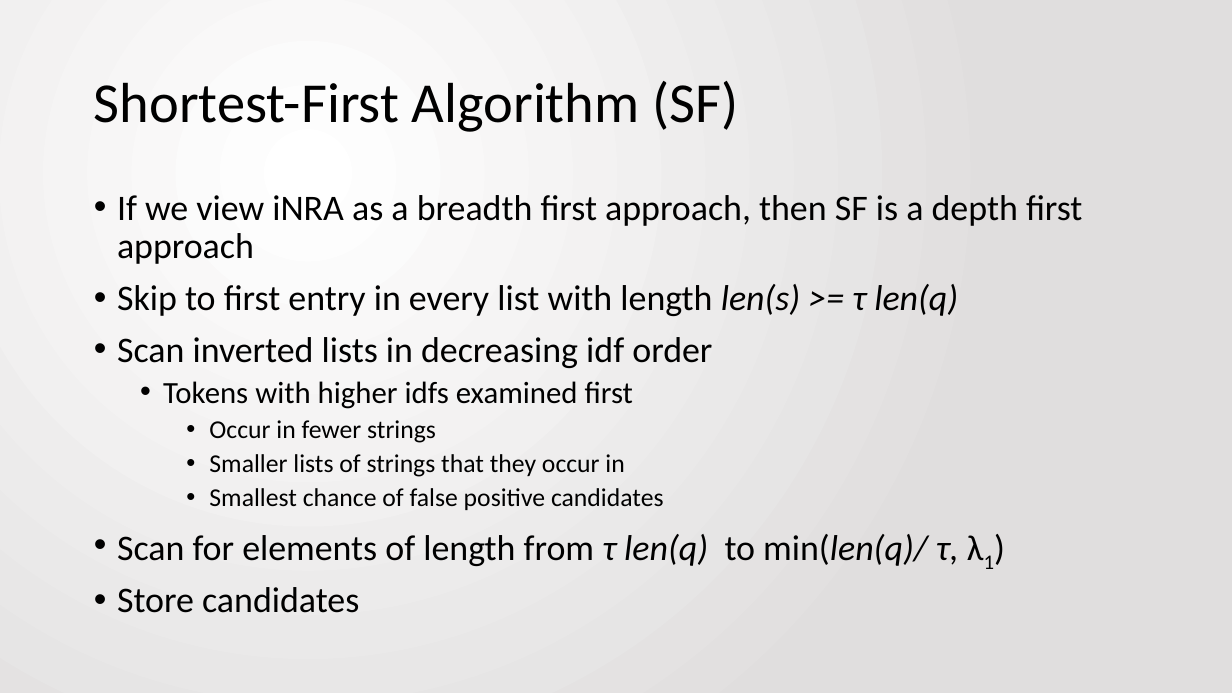
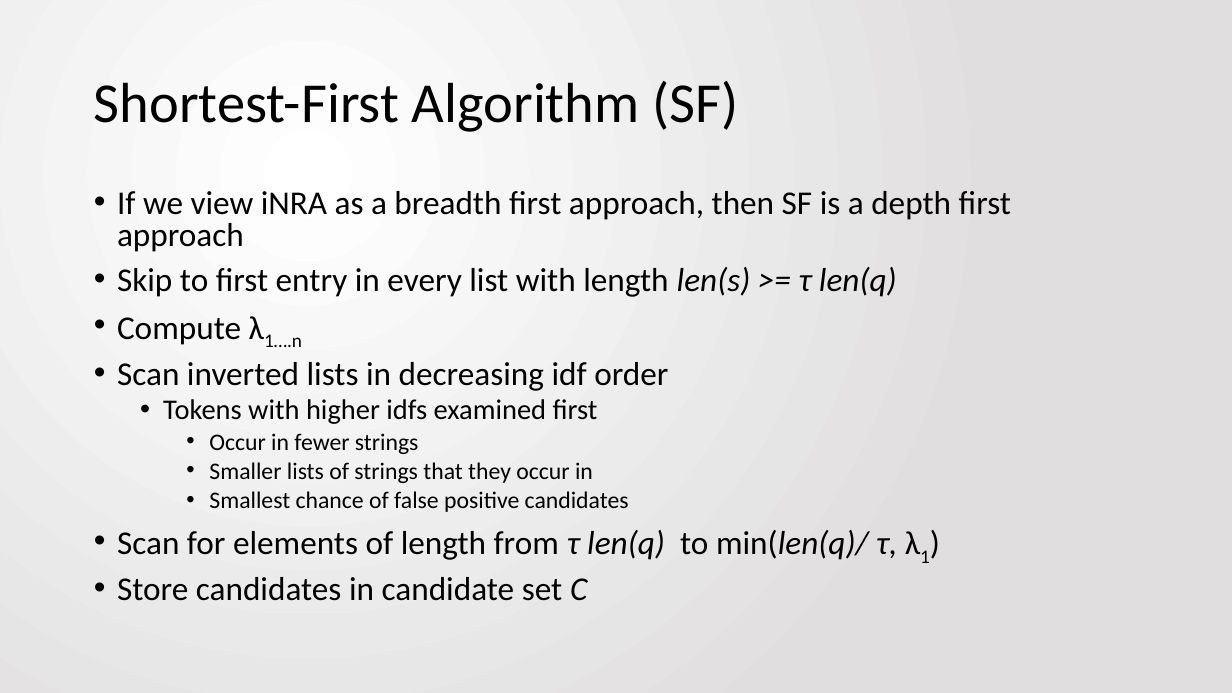
Before and after one commit to jbfitz/EECS405, a slide deck: slide 12 of Paper Presentation/EECS405.PattersonFitzpatrick.PaperPresentation.pptx. Drawn at 1232x693 pixels with LibreOffice and Linux fonts; fonts in the diff are those of the drawing. Boxes give left, top, right and bottom in pixels: in the first picture for what was removed or moved away, otherwise in the second. Text is boxed around its words. In the diff, an @@ line names an element or a change of style, - is before the commit and + after.

```diff
--- a/Paper Presentation/EECS405.PattersonFitzpatrick.PaperPresentation.pptx
+++ b/Paper Presentation/EECS405.PattersonFitzpatrick.PaperPresentation.pptx
@@ text at (x1=117, y1=191, x2=1011, y2=560): size 28 to 25.9 pt in "If we view iNRA as a breadth ...", "Skip to first entry in every list ...", "Scan inverted lists in decreasing idf order", "Scan for elements of length from τ ..."; size 24 to 22.2 pt in "Tokens with higher idfs examined first"; size 20 to 18.5 pt in "Occur in fewer strings", "Smaller lists of strings that they occur ...", "Smallest chance of false positive candidates"; line spacing 0.9 to 0.8 @@
@@ text at (x1=117, y1=317, x2=302, y2=347): paragraph added @@
+• Compute λ1….n
@@ text at (x1=117, y1=577, x2=587, y2=601): text changed; size 28 to 25.9 pt @@
-• Store candidates
+• Store candidates in candidate set C
```
Also in this commit, not shown: 5 other slides changed.
